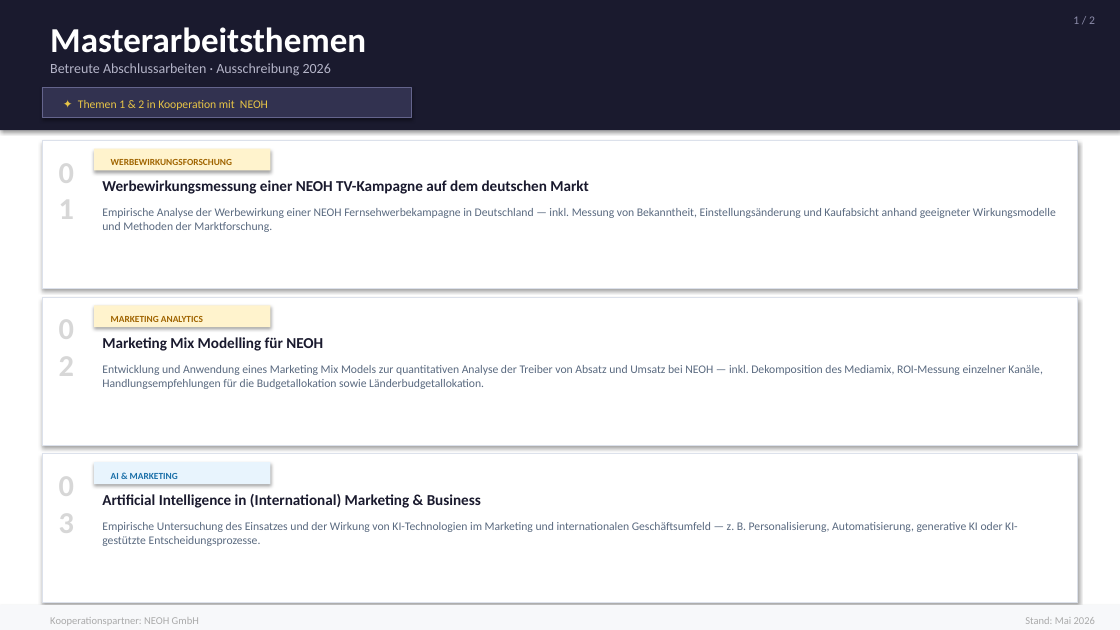
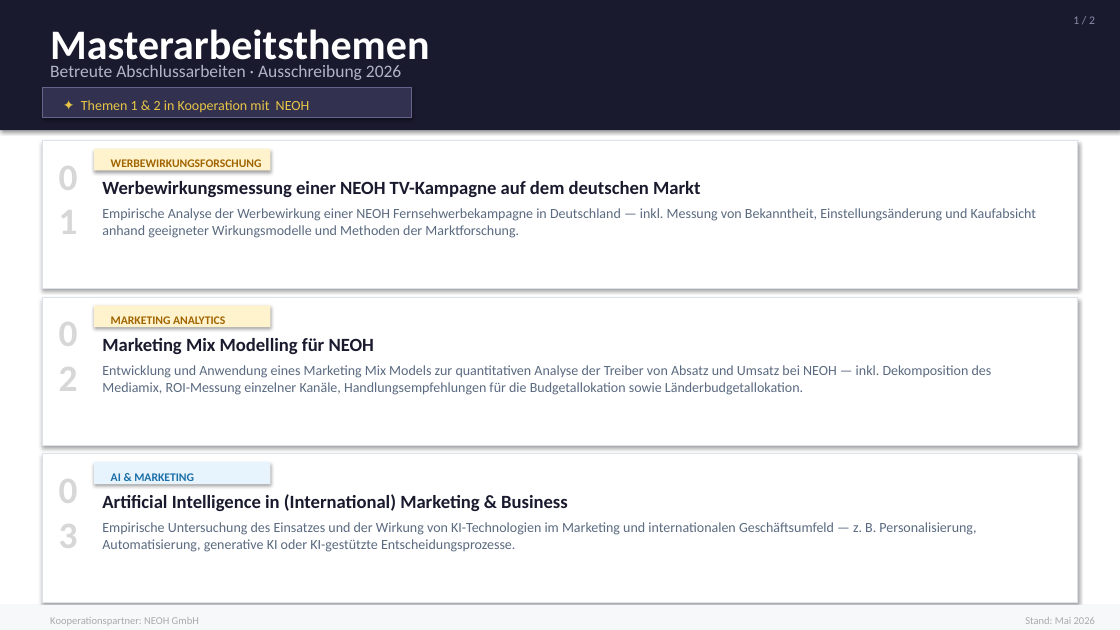
Before and after one commit to arnefloh-wu/My-first-repo, a slide deck: slide 1 of masterarbeitsthemen.pptx. Drawn at 1120x630 pixels with LibreOffice and Linux fonts; fonts in the diff are those of the drawing. Boxes give left, top, right and bottom in pixels: in the first picture for what was removed or moved away, otherwise in the second. Text is boxed around its words. In the diff, an @@ line names an element or a change of style, - is before the commit and + after.

```diff
--- a/masterarbeitsthemen.pptx
+++ b/masterarbeitsthemen.pptx
@@ text "Masterarbeitsthemen" at box(50, 29, 429, 70): size 30 to 36 pt @@
@@ text "Betreute Abschlussarbeiten · Ausschreibung 2026" at box(50, 65, 401, 80): size 12 to 15 pt @@
@@ size 26 to 32 pt in 3 elements at box(50, 149, 92, 297), box(50, 306, 92, 455), box(50, 462, 92, 611) @@
@@ size 8 to 10 pt in 3 elements at box(111, 159, 262, 171), box(111, 316, 225, 328), box(111, 473, 194, 481) @@
@@ size 13 to 16 pt in 3 elements at box(102, 181, 700, 197), box(102, 338, 374, 354), box(102, 494, 568, 511) @@
@@ size 10 to 12 pt in 4 elements at box(81, 100, 310, 112), box(102, 208, 1037, 238), box(102, 365, 992, 395), box(102, 522, 976, 552) @@
```
Also in this commit, not shown: 1 other slide changed, 1 other file.
